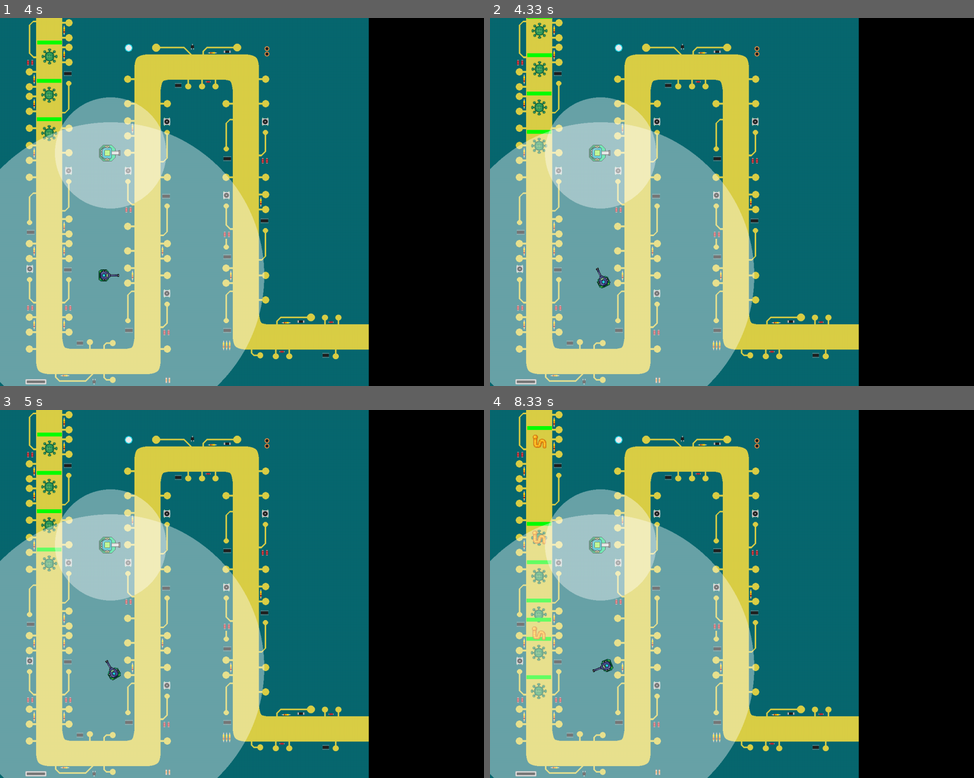
Above: before the commit, frames 1-4 (two rows, left to right).
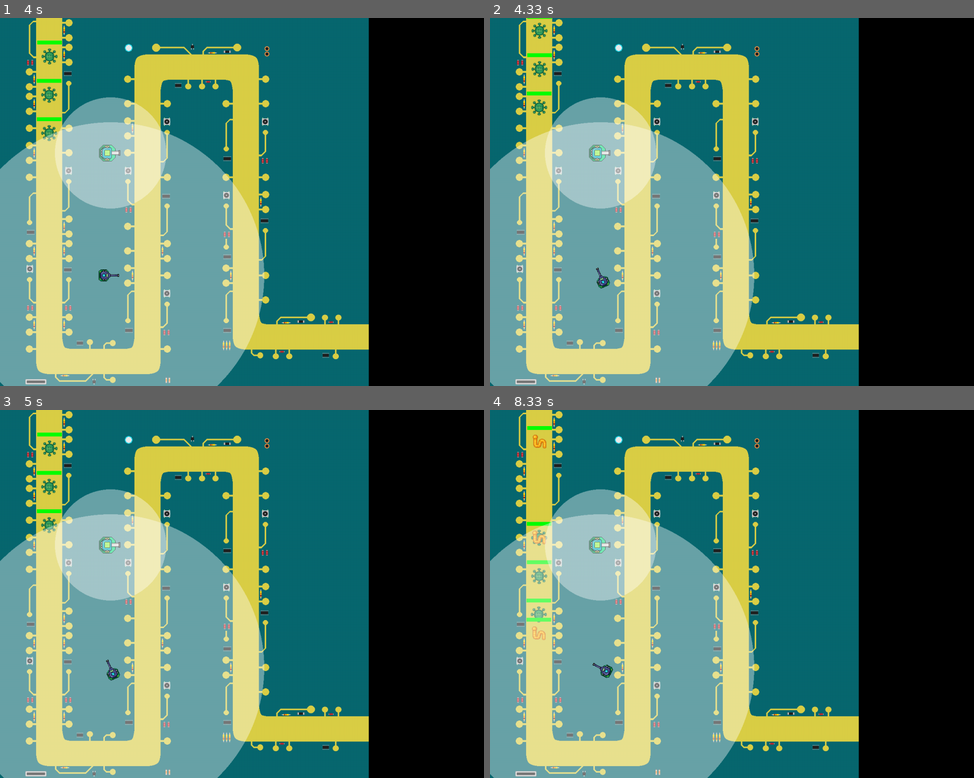
Above: after the commit, the same moments.

Repository: sdk0124/pygame_defense
Game: pygame game, started from entities/turret.py
Two runs of this game, one before a commit and one after it. Both use one fixed random seed, a clock stepped at 60 frames per second and the inputs below.
Inputs:
- Up to frame 1 (4 s): no input
- Up to frame 2 (4.33 s): no input
- Up to frame 3 (5 s): no input
- Up to frame 4 (8.33 s): no input

Frame 1 is identical in both runs. In frame 2, 0.2% of the frame differs, in the area x 7-25%, y 30-74%; in frame 3, 0.2%; in frame 4, 0.4%, in the area x 7-26%, y 61-79%.

Commit message:
Add target take_damage function call in Turret

Diff:
--- a/entities/turret.py
+++ b/entities/turret.py
@@ -108,7 +108,7 @@
         if self.target is None:
             return
 
-        # 추후에 enemy class에 take_damage 메소드를 호출.
+        self.target.take_damage(self.damage)
         print("터렛이 공격했습니다.")
 
         self.is_attack_anim_playing = True
